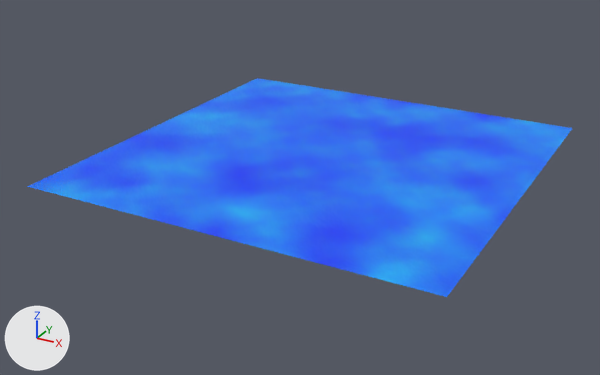
A saved change to the FBX model Assets/Water.fbx.
One viewpoint serves both versions: a 50 mm lens placed at (0.088, -0.1722, 0.0758), pointed at (-0.0036, -0.0057, -0.0075). Lighting does not change. The marker at lower left points along +X, +Y and +Z. Where no turn or scale is listed for an object, it has been applied to the vertices.

The scene before the commit, as lines of its bpy script (objects in view):
```python
mat_phong1 = bpy.data.materials.new('phong1')
mat_phong1.use_nodes = True; mat_phong1.node_tree.nodes.clear()
_N = mat_phong1.node_tree.nodes; _L = mat_phong1.node_tree.links
n0 = _N.new('ShaderNodeBsdfPrincipled'); n0.name = 'Principled BSDF'
n0.inputs[2].default_value = 0.553  # 'Roughness'
n1 = _N.new('ShaderNodeOutputMaterial'); n1.name = 'Material Output'
n2 = _N.new('ShaderNodeTexImage'); n2.name = 'Image Texture'
n2.image = img_water_png
n3 = _N.new('ShaderNodeTexImage'); n3.name = 'Image Texture.001'
n3.image = img_water_normal_png
n4 = _N.new('ShaderNodeNormalMap'); n4.name = 'Normal Map'
_L.new(n2.outputs[0], n0.inputs[0])  # 'Color' to 'Base Color'
_L.new(n3.outputs[0], n4.inputs[1])  # 'Color' to 'Color'
_L.new(n4.outputs[0], n0.inputs[5])  # 'Normal' to 'Normal'
_L.new(n0.outputs[0], n1.inputs[0])  # 'BSDF' to 'Surface'
me_mesh = bpy.data.meshes.new('Mesh')
me_mesh.from_pydata(...)  # 4 vertices, 2 faces; spans x -0.05..0.05, y -0.05..0.05, z 0.0
me_mesh.materials.append(mat_phong1)
ob_pplane1 = bpy.data.objects.new('pPlane1', me_mesh)
ob_pplane1.location = (0.0, 0.0, 0.0)
```
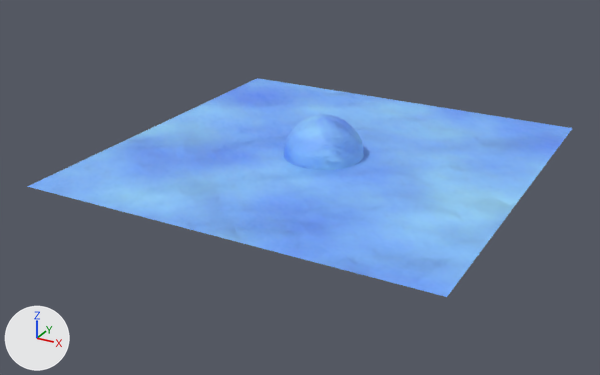
Pixel boxes [x1, y1, x2, y2] of what changed, in the pictures (600 x 375 px):
'pPlane1', surface changed: [27, 78, 573, 297] in both
'pSphere1', added: after [284, 115, 364, 170]

Edits to the bpy script that builds the scene:
```text
Add img_warter_normal_png:
    img_warter_normal_png = load_image('Warter_normal.png', 'Warter_normal.png', 512, 512, 'Non-Color')
Add img_water_diff_jpg:
    img_water_diff_jpg = load_image('Water_diff.jpg', 'Water_diff.jpg', 512, 512, 'sRGB')
Change mat_phong1:
    where n2 = _N.new('ShaderNodeTexImage'); n2.name = 'Image Texture'
    n2.image: img_water_png -> img_water_diff_jpg
    where n3 = _N.new('ShaderNodeTexImage'); n3.name = 'Image Texture.001'
    n3.image: img_water_normal_png -> img_warter_normal_png
Add me_mesh_001:
    me_mesh_001.from_pydata(...)  # a UV sphere (20 segments, 20 rings, poles along z) spanning x -0.01..0.01, y -0.01..0.01, z -0.01..0.01
    me_mesh_001.materials.append(mat_phong1)
Add ob_psphere1:
    ob_psphere1 = bpy.data.objects.new('pSphere1', me_mesh_001)
    ob_psphere1.location = (0.0, 0.0, 0.0)
```
